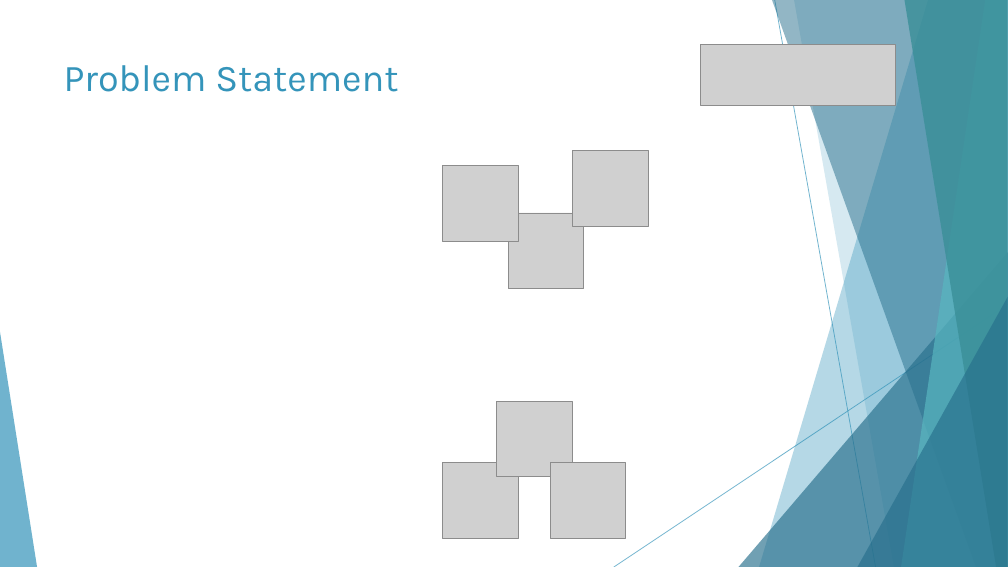
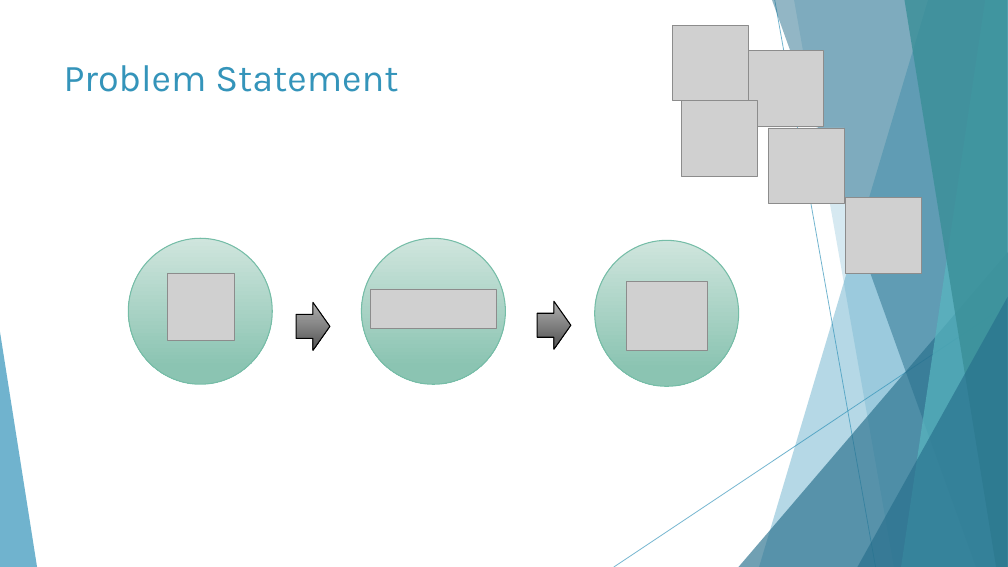
Before and after one commit to sresende/airbnb_data_analysis, a slide deck: slide 2 of Airbnb Presentation.pptx. Drawn at 1008x567 pixels with LibreOffice and Linux fonts; fonts in the diff are those of the drawing; grey boxes stand for pictures. Boxes give left, top, right and bottom in pixels: in the first picture for what was removed or moved away, otherwise in the second. Text is boxed around its words. In the diff, an @@ line names an element or a change of style, - is before the commit and + after.

```diff
--- a/Airbnb Presentation.pptx
+++ b/Airbnb Presentation.pptx
@@ picture: place and size @@
-picture at (551, 463, 626, 538)
+picture at (673, 25, 749, 101)
@@ picture: place and size @@
-picture at (508, 213, 584, 289)
+picture at (749, 51, 824, 126)
@@ picture: place and size @@
-picture at (443, 166, 519, 241)
+picture at (682, 101, 758, 176)
@@ picture: place and size @@
-picture at (572, 150, 648, 226)
+picture at (768, 128, 844, 203)
@@ picture: place and size @@
-picture at (443, 463, 519, 538)
+picture at (846, 198, 922, 274)
@@ ellipse added at (129, 238, 272, 384), fill gradient #CFE5DE to #8CC5B2, outline #75BDA7 1 pt @@
@@ ellipse added at (361, 238, 505, 384), fill gradient #CFE5DE to #8CC5B2, outline #75BDA7 1 pt @@
@@ ellipse added at (595, 240, 739, 386), fill gradient #CFE5DE to #8CC5B2, outline #75BDA7 1 pt @@
@@ picture added at (168, 274, 234, 340) @@
@@ picture: place and size @@
-picture at (701, 44, 895, 104)
+picture at (371, 289, 497, 328)
@@ picture: place and size @@
-picture at (497, 402, 572, 477)
+picture at (626, 281, 707, 351)
@@ right arrow added at (296, 302, 330, 351), fill gradient #B2B2B2 to #5E5E5E, outline #000000 1 pt @@
@@ right arrow added at (537, 302, 571, 350), fill gradient #B2B2B2 to #5E5E5E, outline #000000 1 pt @@
```
Also in this commit, not shown: 3 other slides changed, 1 slide added, 1 other file.
